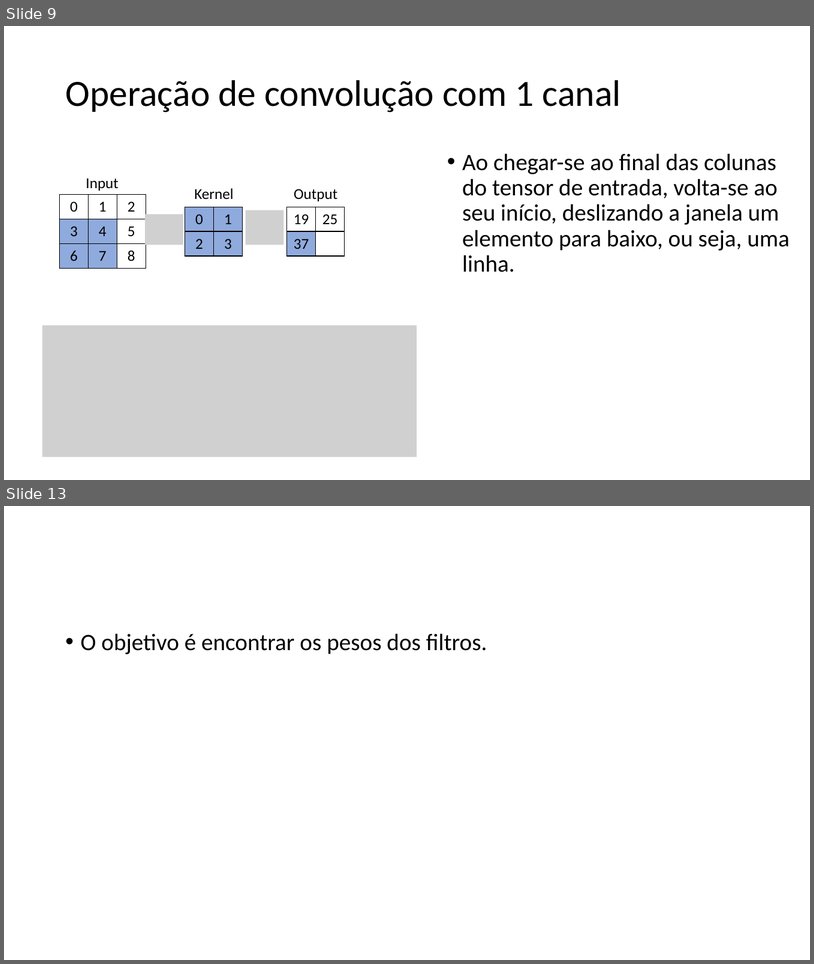
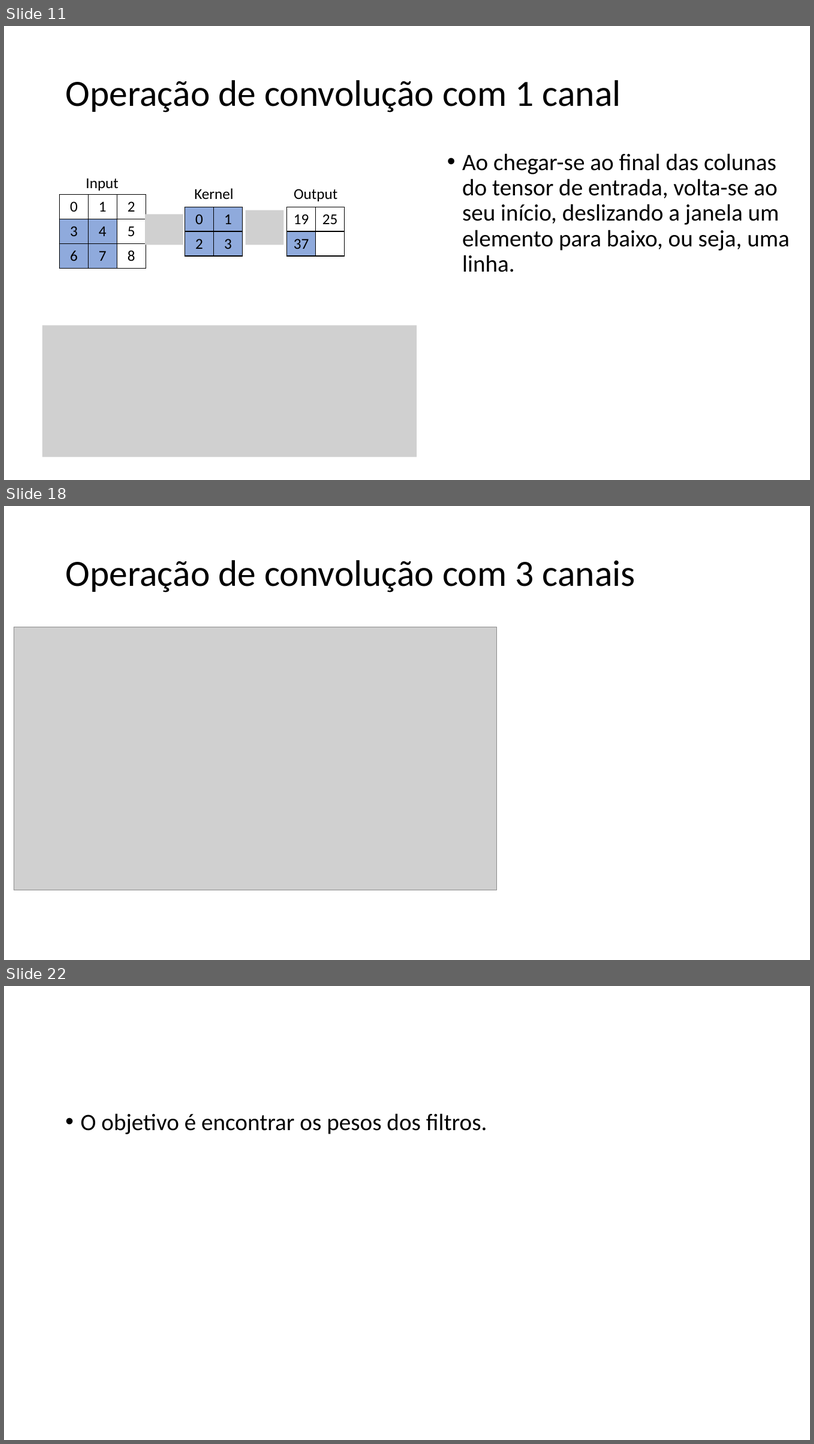
Before and after one commit to zz4fap/tp557-iot-ml, a slide deck: slides/TP557_12_Introduzindo_convoluções.pptx. Shown one above the other, each under a label of ours: slides 9 and 13 before the commit, slides 11, 18 and 22 after it; the slides between them are not shown. The pictures are 814x964 and 814x1444 pixels, drawn with LibreOffice and Linux fonts; fonts in the diff are those of the drawing; grey boxes stand for pictures. Boxes give left, top, right and bottom in pixels: in the first picture for what was removed or moved away, otherwise in the second. Text is boxed around its words. In the diff, an @@ line names an element or a change of style, - is before the commit and + after.

```diff
--- a/slides/TP557_12_Introduzindo_convoluções.pptx
+++ b/slides/TP557_12_Introduzindo_convoluções.pptx
@@ slide 18 added at <box>4,506,810,960</box>, background #FFFFFF @@
@@ title added at <box>65,560,636,592</box>, 44 pt, text #000000 @@
+Operação de convolução com 3 canais
@@ picture added at <box>14,627,497,890</box> @@
@@ what was slide 9 is now slide 11 @@
@@ what was slide 13 is now slide 22 @@
```
Also in this commit, not shown: 3 slides changed, 13 other slides added, 1 slide removed, 4 other files.
